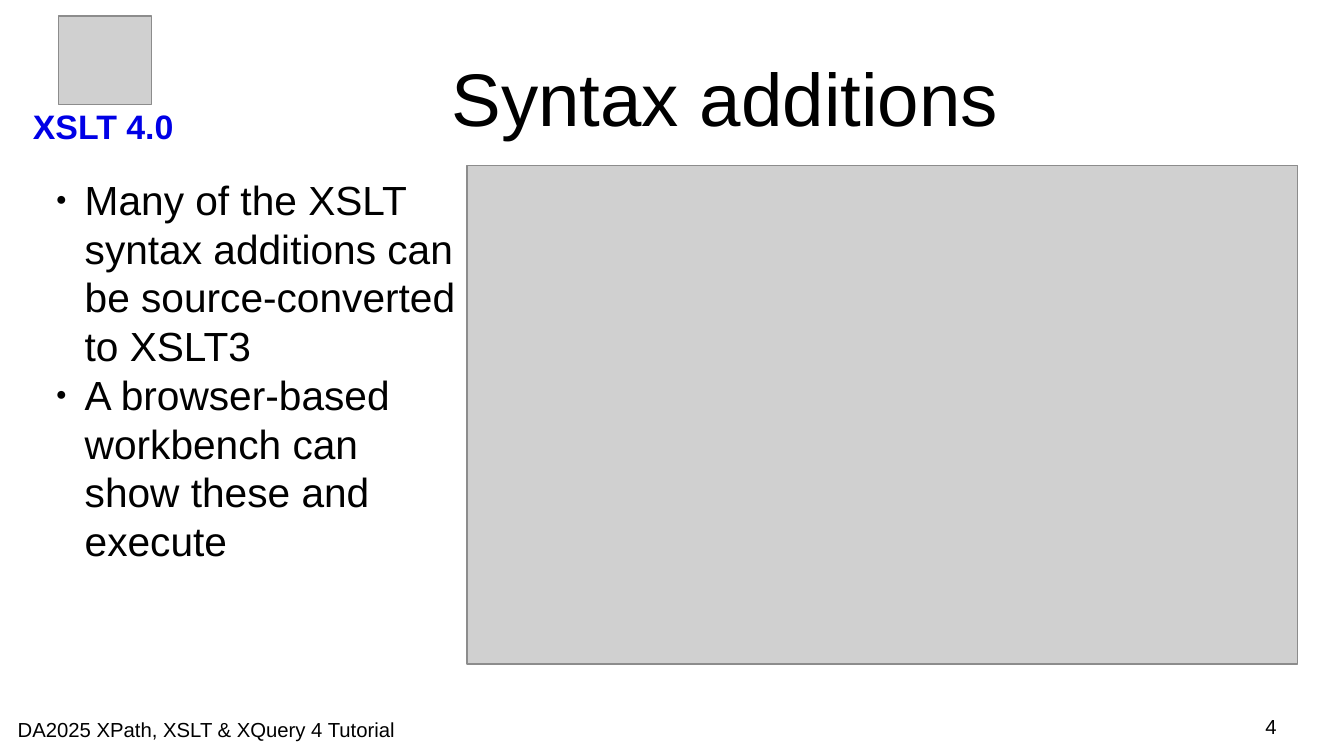
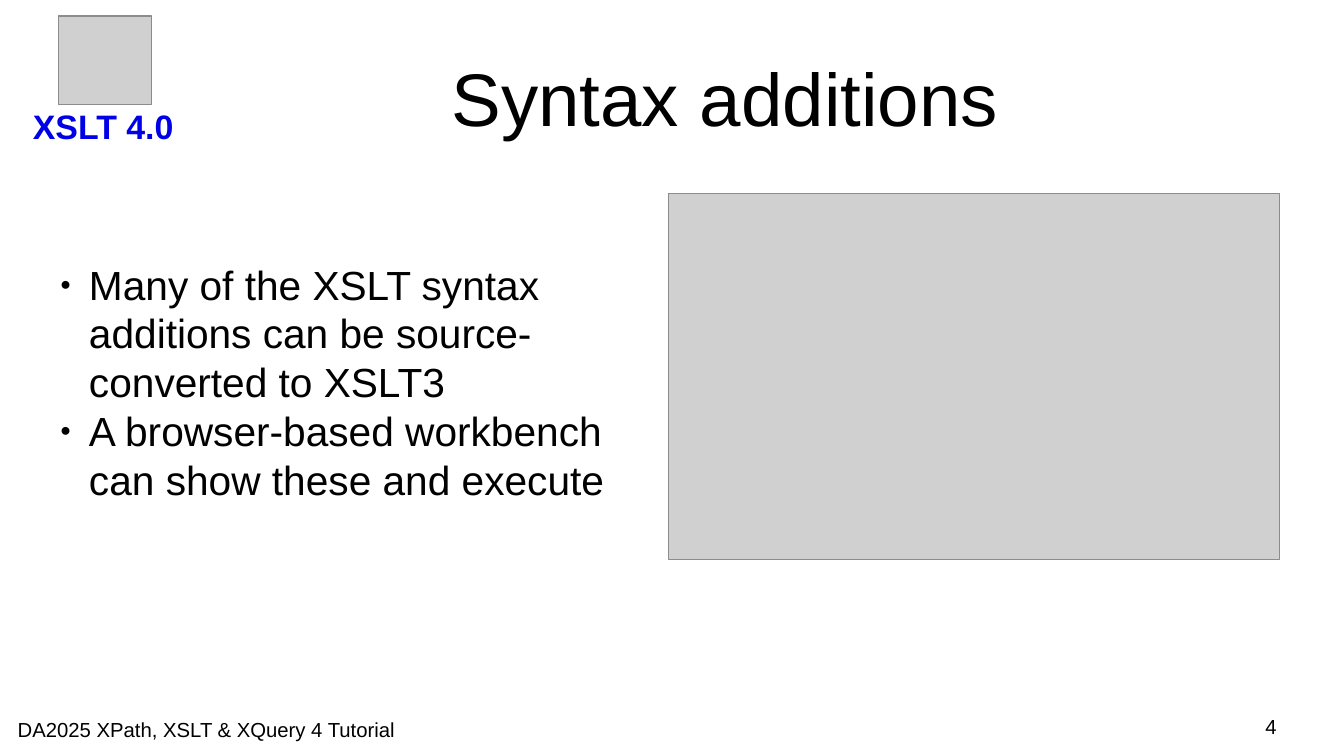
Before and after one commit to johnlumley/johnlumley.github.io, a slide deck: slide 4 of DA2025/QT4-XSLT.odp. Drawn at 1344x756 pixels with LibreOffice and Linux fonts; fonts in the diff are those of the drawing; grey boxes stand for pictures; background and template pictures are left out. Boxes give left, top, right and bottom in pixels: in the first picture for what was removed or moved away, otherwise in the second. Text is boxed around its words. In the diff, an @@ line names an element or a change of style, - is before the commit and + after.

```diff
--- a/DA2025/QT4-XSLT.odp
+++ b/DA2025/QT4-XSLT.odp
@@ picture: place and size @@
-picture at (467, 166, 1298, 665)
+picture at (670, 194, 1281, 561)
@@ text "Many of the XSLT syntax ..." rewrapped from (85, 185, 455, 557) to (89, 270, 604, 496) @@
```
Also in this commit, not shown: 27 other files.
